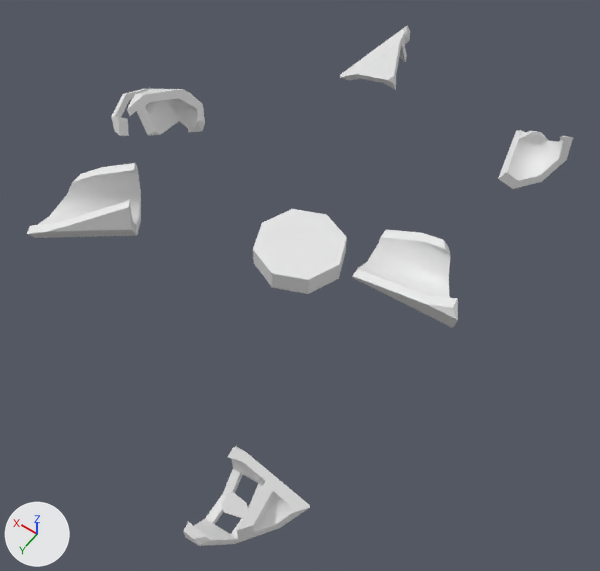
The FBX model Assets/Project/Visuals/Models/DestroyerObjects/qubix_balloon_animation_Vedin_001.fbx as it was, and as the next commit left it.
Both versions are drawn from a camera (50 mm lens) standing at (-0.23, 1.58, 2.89) and looking at (1.12, -0.31, -0.08). Arrows for +X, +Y and +Z are at lower left; the lights stay in place. Both versions are drawn at frame 61 of the action 'CINEMA_4D_Main'; the numbers are the values there.

The scene before the commit, as lines of its bpy script (objects in view):
```python
me_mesh_001 = bpy.data.meshes.new('Mesh.001')
me_mesh_001.from_pydata(...)  # 44 vertices, 75 faces; spans x -10.6..10.6, y -22.5..22.5, z -16.8..16.8
me_mesh_003 = bpy.data.meshes.new('Mesh.003')
me_mesh_003.from_pydata(...)  # 105 vertices, 166 faces; spans x -13.0..13.0, y -17.9..17.9, z -17.3..17.3
me_mesh_005 = bpy.data.meshes.new('Mesh.005')
me_mesh_005.from_pydata(...)  # 33 vertices, 54 faces; spans x -13.8..13.8, y -23.2..23.2, z -17.3..17.3
ob_balloon_1_fracturepart1 = bpy.data.objects.new('balloon_1_fracturepart1', me_mesh_001)
ob_balloon_1_fracturepart1.parent = ob_voronoi_fracture
ob_balloon_1_fracturepart1.location = (-61.72, 16.63, 109.9)
ob_balloon_1_fracturepart1.rotation_euler = (1.957, 0.153, 1.211)  # degrees (112, 8.8, 69)
ob_balloon_1_fracturepart3 = bpy.data.objects.new('balloon_1_fracturepart3', me_mesh_003)
ob_balloon_1_fracturepart3.parent = ob_voronoi_fracture
ob_balloon_1_fracturepart3.location = (103.7, 14.31, 25.54)
ob_balloon_1_fracturepart3.rotation_euler = (-0.0863, -2.422, -1.978)  # degrees (-4.9, -139, -113)
ob_balloon_1_fracturepart5 = bpy.data.objects.new('balloon_1_fracturepart5', me_mesh_005)
ob_balloon_1_fracturepart5.parent = ob_voronoi_fracture
ob_balloon_1_fracturepart5.location = (86.88, 20.51, -44.26)
ob_balloon_1_fracturepart5.rotation_euler = (-0.656, -0.105, -1.49)  # degrees (-38, -6, -85)
# also in view: 'balloon_1_fracturepart2' at (0.58, 0.77, 0.17); 'balloon_1_fracturepart4' at (1.56, -1.72, 0.14); 'balloon_1_fracturepart6' at (0.63, -0.49, 0.16); 'balloon' at (1.19, -0.4, 0.03)
```
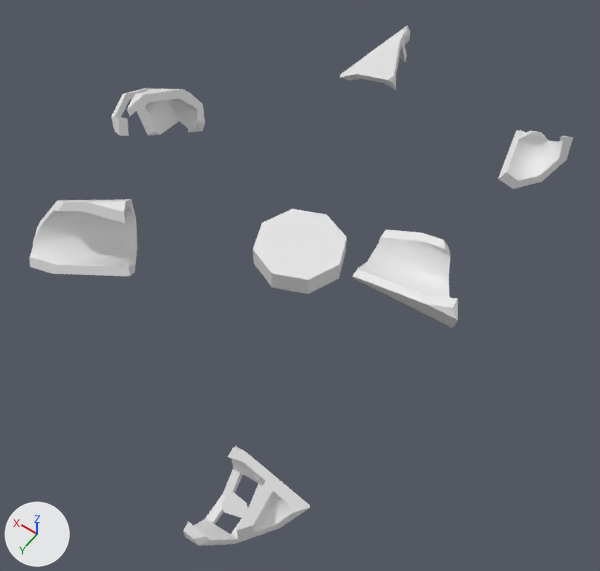
Edits to the bpy script that builds the scene:
```text
Change ob_balloon_1_fracturepart5:
    ob_balloon_1_fracturepart5.location: (86.88, 20.51, -44.26) -> (74.72, 21.79, -60.09)
    ob_balloon_1_fracturepart5.rotation_euler: (-0.656, -0.105, -1.49) -> (-1.136, -0.852, -0.549)  # degrees (-38, -6, -85) -> degrees (-65, -49, -31)
```

What differs and where, as boxes (x1, y1, x2, y2) in the pictures (600 x 571 px):
'balloon_1_fracturepart5', moved, turned: before (27, 163, 141, 238); after (29, 199, 137, 276)
